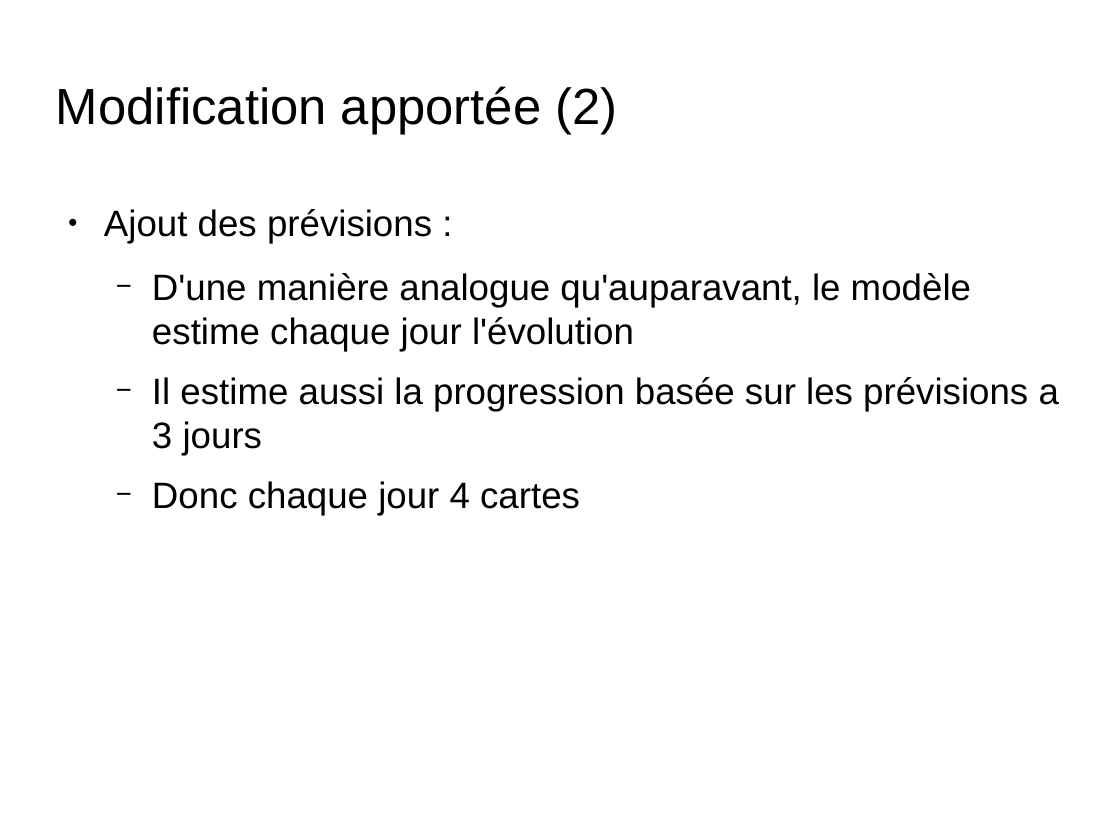
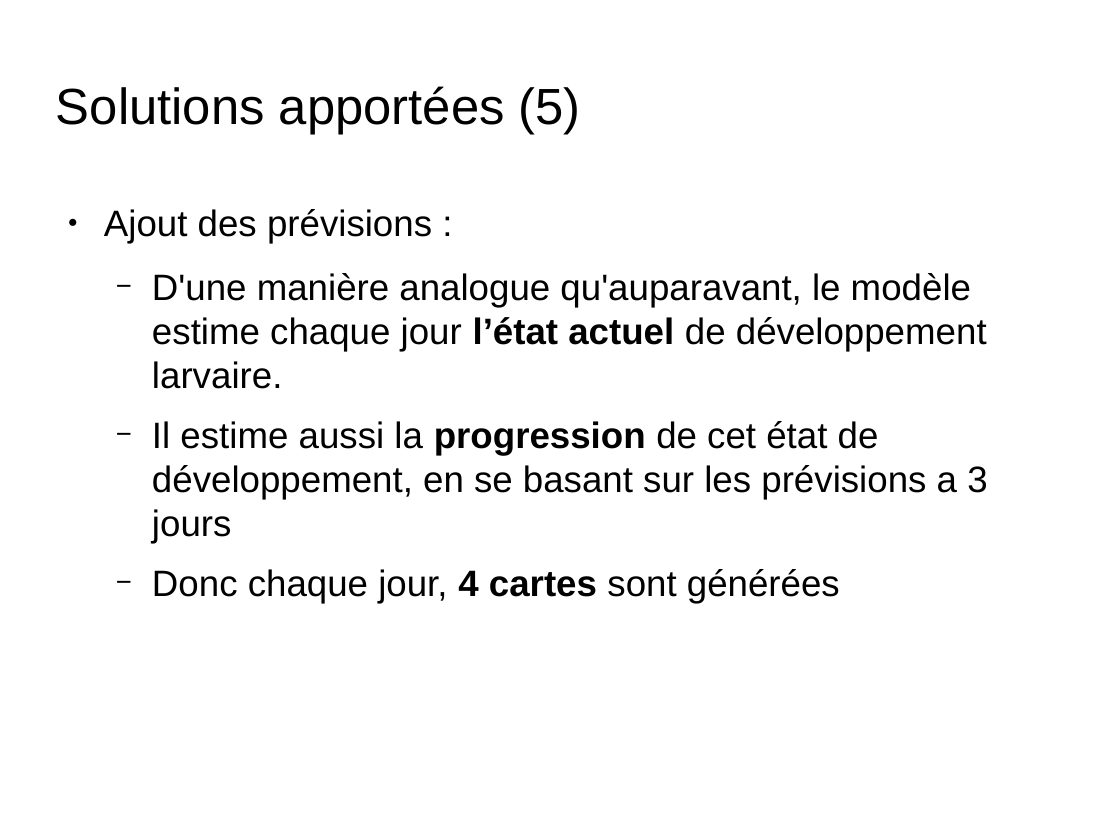
Before and after one commit to nesta7/designProject, a slide deck: slide 14 of presentation_6_juin_Broc.odp (slide 9 before the commit). Drawn at 1120x840 pixels with LibreOffice and Linux fonts; fonts in the diff are those of the drawing; background and template pictures are left out. Boxes give left, top, right and bottom in pixels: in the first picture for what was removed or moved away, otherwise in the second. Text is boxed around its words. In the diff, an @@ line names an element or a change of style, - is before the commit and + after.

```diff
--- a/presentation_6_juin_Broc.odp
+++ b/presentation_6_juin_Broc.odp
@@ title at [56, 86, 581, 134]: text changed @@
-Modification apportée (2)
+Solutions apportées (5)
@@ text at [152, 273, 987, 603]: text changed @@
-  − D'une manière analogue qu'auparavant, le modèle estime chaque jour l'évolution
-  − Il estime aussi la progression basée sur les prévisions a 3 jours
-  − Donc chaque jour 4 cartes
+  − D'une manière analogue qu'auparavant, le modèle estime chaque jour l’état actuel de développement larvaire.
+  − Il estime aussi la progression de cet état de développement, en se basant sur les prévisions a 3 jours
+  − Donc chaque jour, 4 cartes sont générées
```
Also in this commit, not shown: 6 other slides changed, 8 slides added, 1 slide removed.
